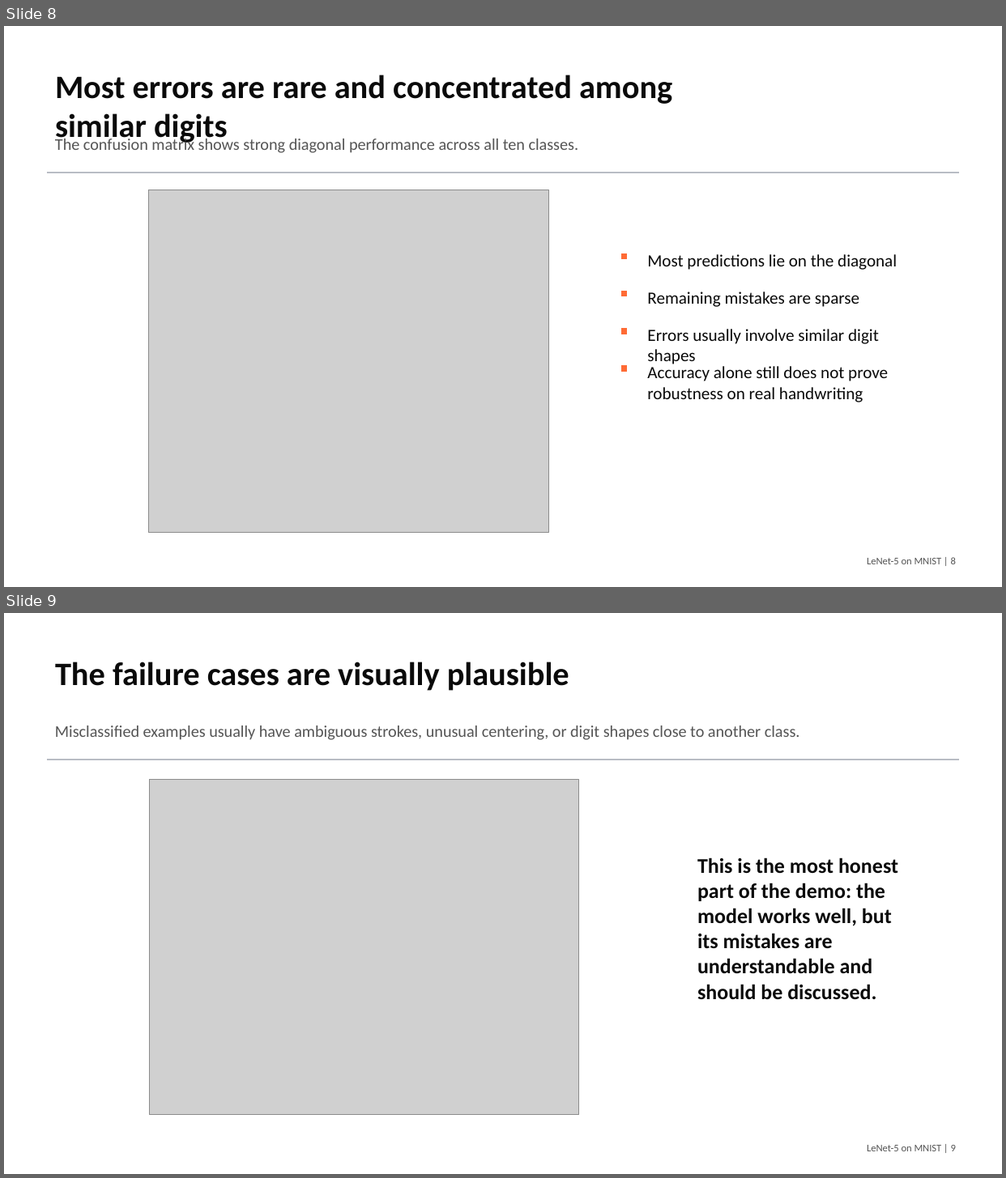
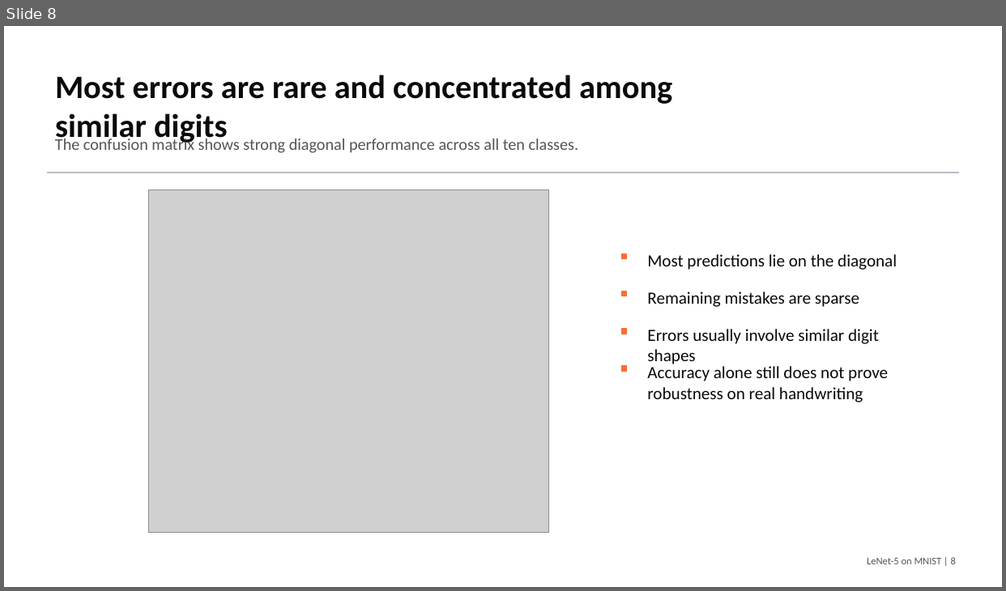
Before and after one commit to macbehnke/NN_funds_project, a slide deck: slides/LeNet5_MNIST_Final_Presentation.pptx. Shown one above the other, each under a label of ours: slides 8 and 9 before the commit, slide 8 after it. The pictures are 1006x1178 and 1006x591 pixels, drawn with LibreOffice and Linux fonts; fonts in the diff are those of the drawing; grey boxes stand for pictures. Boxes give left, top, right and bottom in pixels: in the first picture for what was removed or moved away, otherwise in the second. Text is boxed around its words. In the diff, an @@ line names an element or a change of style, - is before the commit and + after.

```diff
--- a/slides/LeNet5_MNIST_Final_Presentation.pptx
+++ b/slides/LeNet5_MNIST_Final_Presentation.pptx
@@ slide 9 removed at <box>4,613,1002,1174</box>, background #FFFFFF @@
@@ text removed at <box>55,662,569,691</box> @@
-The failure cases are visually plausible
@@ text removed at <box>55,726,800,740</box> @@
-Misclassified examples usually have ambiguous strokes, unusual centering, or digit shapes close to another class.
@@ rectangle removed at <box>48,760,958,760</box> @@
@@ picture removed at <box>149,780,579,1115</box> @@
@@ text removed at <box>697,858,898,1000</box> @@
-This is the most honest part of the demo: the model works well, but its mistakes are understandable and should be discussed.
@@ text removed at <box>867,1145,956,1152</box> @@
-LeNet-5 on MNIST | 9
```
Also in this commit, not shown: 1 slide added, 8 other files.
